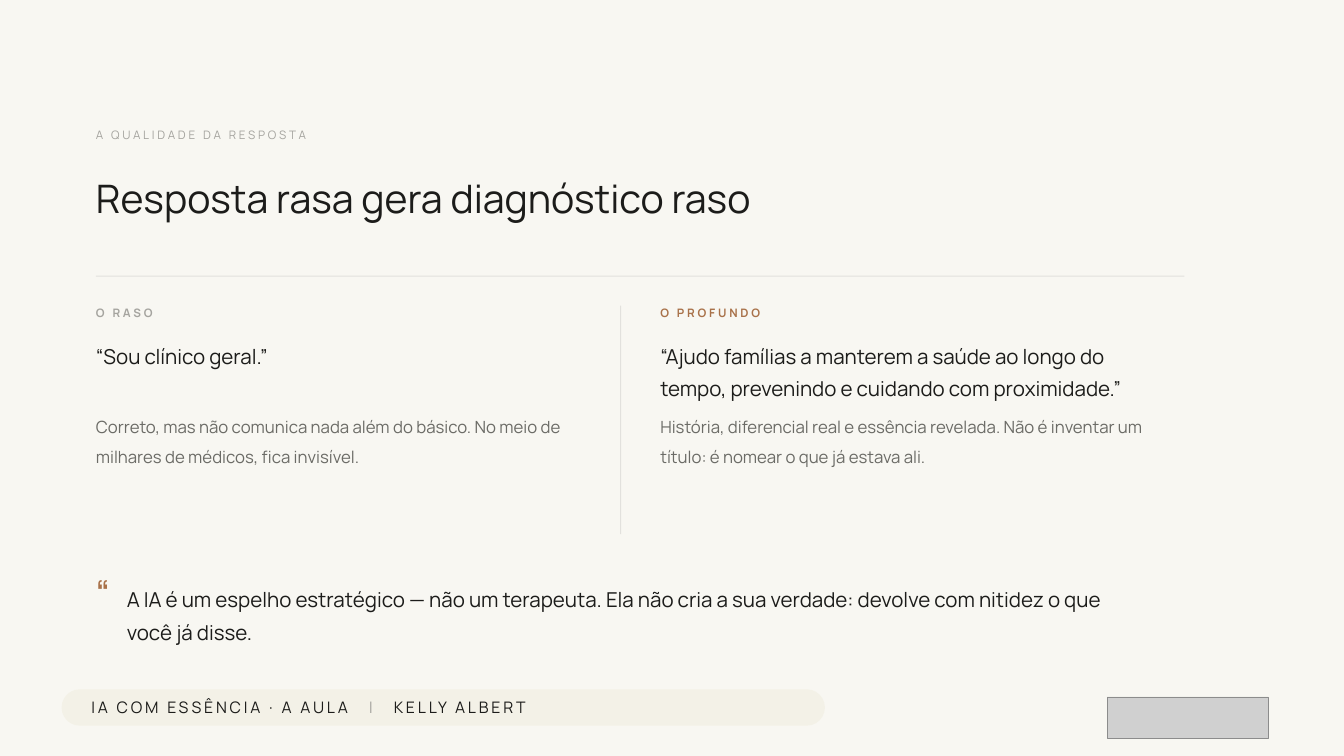
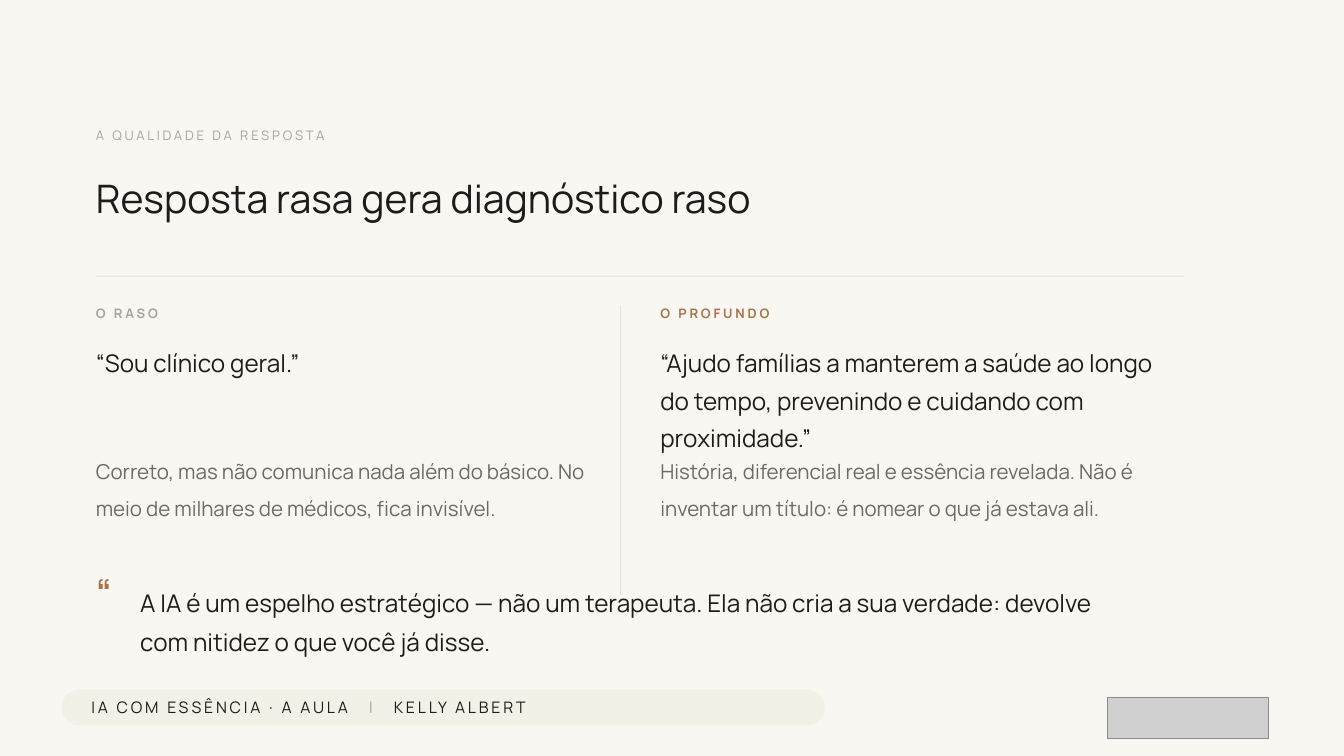
Before and after one commit to kellyalbertkabrand/Modelo_de_Apresentacao, a slide deck: slide 16 of decks/saida/aula-ia-com-essencia.pptx. Drawn at 1344x756 pixels with LibreOffice and Linux fonts; fonts in the diff are those of the drawing; grey boxes stand for pictures. Boxes give left, top, right and bottom in pixels: in the first picture for what was removed or moved away, otherwise in the second. Text is boxed around its words. In the diff, an @@ line names an element or a change of style, - is before the commit and + after.

```diff
--- a/decks/saida/aula-ia-com-essencia.pptx
+++ b/decks/saida/aula-ia-com-essencia.pptx
@@ rectangle: place and size @@
-rectangle at box(620, 306, 622, 534)
+rectangle at box(620, 306, 622, 595)
@@ size 12.5 to 14 pt in 3 elements at box(96, 130, 324, 140), box(96, 308, 158, 318), box(660, 308, 769, 318) @@
@@ size 22 to 26 pt in 3 elements at box(140, 593, 1091, 657), box(96, 353, 299, 378), box(660, 353, 1152, 453) @@
@@ text "Correto, mas não comunica nada ...": place and size @@
-text "Correto, mas não comunica nada ..." at box(96, 420, 561, 465)
+text "Correto, mas não comunica nada ..." at box(96, 463, 584, 518)
@@ text "Correto, mas não comunica nada ..." at box(96, 463, 584, 518): size 18 to 22 pt @@
@@ text "História, diferencial real e essência ..." at box(660, 463, 1133, 521): size 18 to 22 pt @@
@@ text "História, diferencial real e essência ...": place and size @@
-text "História, diferencial real e essência ..." at box(660, 420, 1142, 467)
+text "História, diferencial real e essência ..." at box(660, 463, 1133, 521)
@@ text "“" at box(96, 567, 136, 631): size 44 to 50 pt @@
@@ text "A IA é um espelho ...": place and size @@
-text "A IA é um espelho ..." at box(127, 591, 1100, 645)
+text "A IA é um espelho ..." at box(140, 593, 1091, 657)
```
Also in this commit, not shown: 30 other slides changed, 5 other files.
